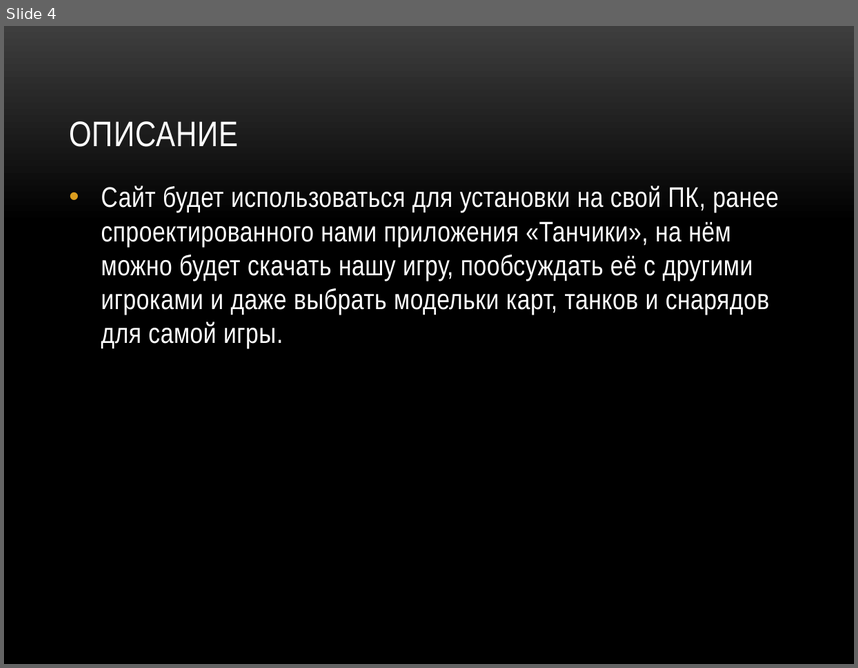
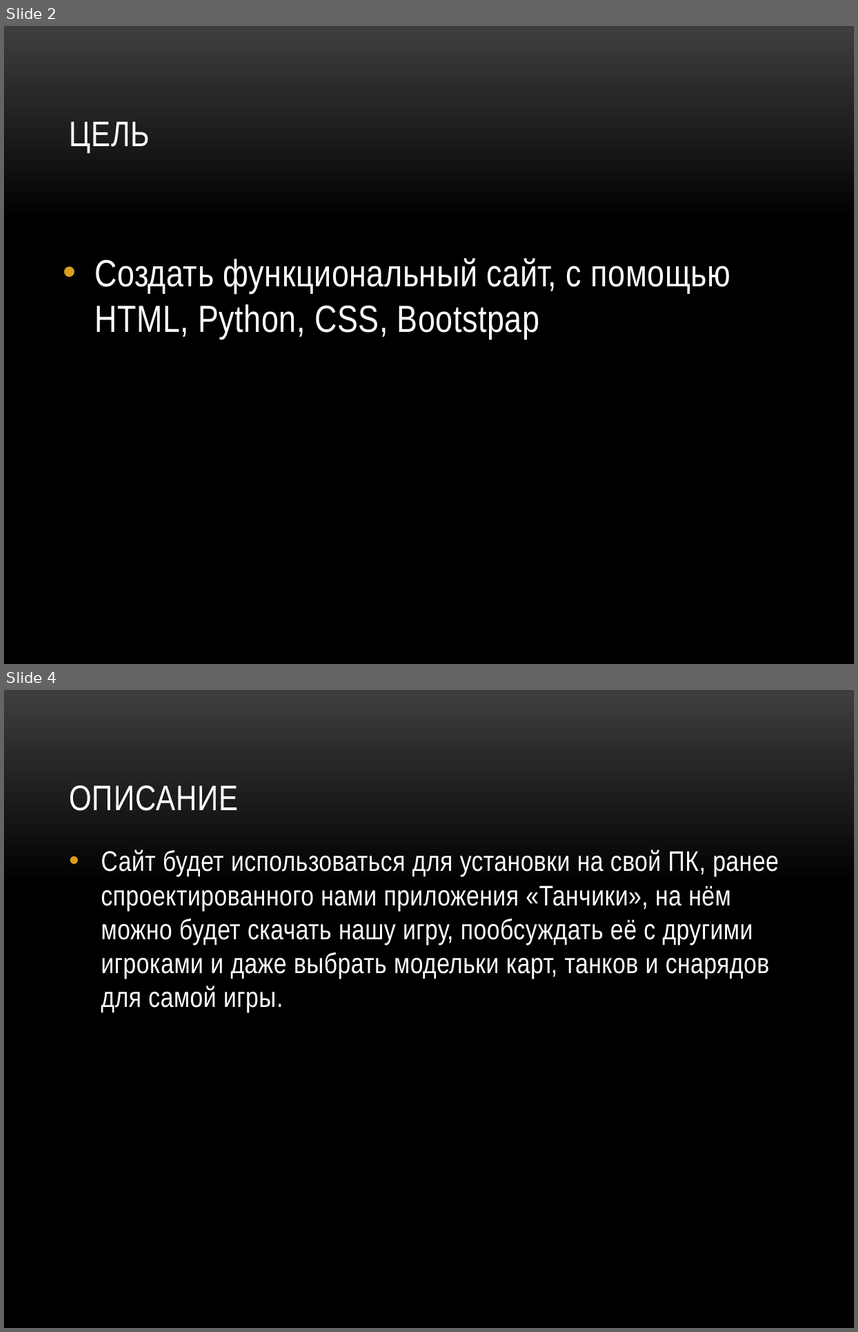
Before and after one commit to Olegg-22/Tanchik_Launcher, a slide deck: Лаунчер для танков.pptx. Shown one above the other, each under a label of ours: slide 4 before the commit, slides 2 and 4 after it; the slides between them are not shown. The pictures are 858x668 and 858x1332 pixels, drawn with LibreOffice and Linux fonts; fonts in the diff are those of the drawing; background and template pictures are left out. Boxes give left, top, right and bottom in pixels: in the first picture for what was removed or moved away, otherwise in the second. Text is boxed around its words. In the diff, an @@ line names an element or a change of style, - is before the commit and + after.

```diff
--- a/Лаунчер для танков.pptx
+++ b/Лаунчер для танков.pptx
@@ slide 2 added at bbox=[4, 26, 854, 664], background picture (left out) @@
@@ title added at bbox=[69, 121, 150, 153], 30 pt, text #FFFFFF @@
+ЦЕЛЬ
@@ text added at bbox=[94, 258, 731, 339], 32 pt, text #FFFFFF @@
+• Создать функциональный сайт, с помощью HTML, Python, CSS, Bootstpap
```
Also in this commit, not shown: 1 slide changed, 1 slide removed, 1 other file.
